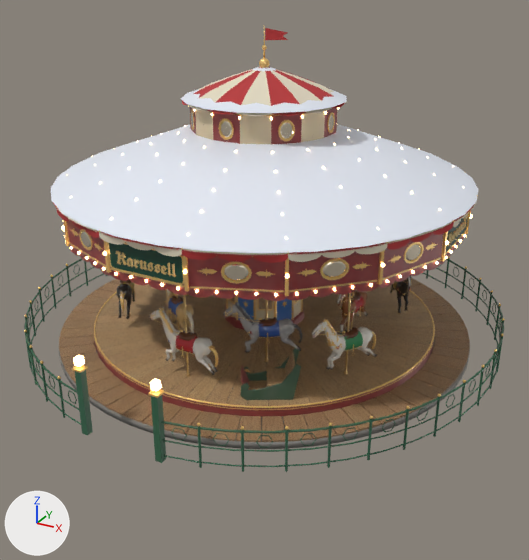
The glTF model site/public/models/carousel.glb: old version first, new version second.
Both versions are drawn from a camera (50 mm lens) standing at (8.84, -16.06, 9.49) and looking at (0.49, -0.89, 1.9). Arrows for +X, +Y and +Z are at lower left; the lights stay in place. The first picture is the older version. Where no turn or scale is listed for an object, it has been applied to the vertices.

The older version as bpy lines, for what is in view:
```python
me_car_mirror = bpy.data.meshes.new('car_mirror')
me_car_mirror.from_pydata(...)  # 972 vertices, 1840 faces; spans x -4.75..4.75, y -4.75..4.75, z -2.52..2.52
me_car_mirror.materials.append(mat_mirror)
me_horse_coat0 = bpy.data.meshes.new('horse_coat0')
me_horse_coat0.from_pydata(...)  # 1006 vertices, 1998 faces; spans x -1.0..1.0, y -0.21..0.21, z -0.75..0.75
# faces by material slot: [1734, 264]
me_horse_coat0.materials.append(mat_enamel)
me_horse_coat0.materials.append(mat_gilt)
me_horse_coat2 = bpy.data.meshes.new('horse_coat2')
me_horse_coat2.from_pydata(...)  # 1006 vertices, 1998 faces; spans x -1.0..1.0, y -0.21..0.21, z -0.75..0.75
# faces by material slot: [1734, 264]
me_horse_coat2.materials.append(mat_enamel)
me_horse_coat2.materials.append(mat_gilt)
ob_car_mirror = bpy.data.objects.new('car_mirror', me_car_mirror)
ob_car_mirror.location = (0.0, 0.0, 3.59)
ob_h0_carved = bpy.data.objects.new('h0_carved', me_horse_coat0)
ob_h0_carved.parent = ob_horse_0
ob_h0_carved.location = (0.0828, -0.0000342, 0.055)
ob_h0_carved.scale = (0.946, 0.946, 0.946)
ob_h2_carved = bpy.data.objects.new('h2_carved', me_horse_coat2)
ob_h2_carved.parent = ob_horse_2
ob_h2_carved.location = (0.0828, -0.0000342, 0.055)
ob_h2_carved.scale = (0.946, 0.946, 0.946)
# also in view: 'car_canopy' at (0.0, 0.0, 6.05); 'car_step' at (0.0, 0.0, 0.19); 'car_rail' at (0.0, 0.01, 0.8); 'h11_carved' at (-1.38, -2.24, 1.34); 'h1_carved' at (1.24, -2.27, 1.33)
```
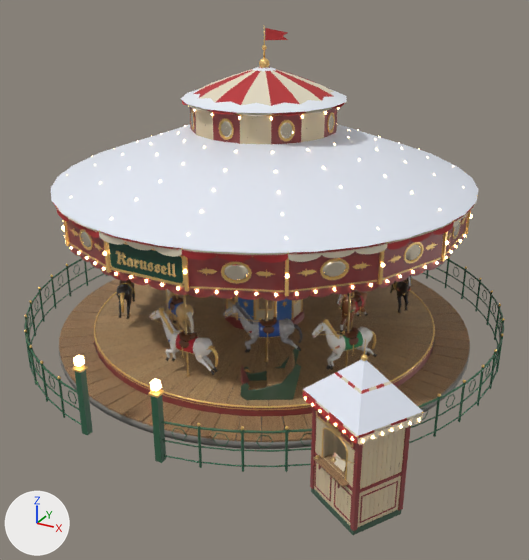
Where the newer file only moved an object's origin or applied its transform, the numbers keep the older frame.

Changed parts and their boxes [x1, y1, x2, y2] in the pictures (529 x 560 px):
'booth_paint', added
    after: [310, 400, 411, 535]
'snow_booth', added
    after: [303, 359, 423, 436]
'h0_carved', moved
    before: [149, 307, 219, 375]
    after: [149, 307, 218, 375]
'h2_carved', moved
    both: [312, 319, 377, 370]
'booth_roof', added
    after: [302, 372, 423, 445]
'booth_wood', added (brown)
    after: [313, 454, 349, 487]
'booth_gilt', added
    after: [302, 339, 424, 480]
'bulbs_booth', added
    after: [304, 397, 421, 443]
'write_contact', added
    after: [335, 456, 345, 470]
'booth_brass', added
    after: [315, 411, 355, 464]
'booth_paper', added (mostly hidden)
    after: [333, 452, 346, 470]

The change, as a diff of the scene's bpy script:
```diff
--- a/site/public/models/carousel.glb.py
+++ b/site/public/models/carousel.glb.py
@@ mat_write_card @@
+mat_write_card = bpy.data.materials.new('write_card')
+# uses the picture img_rides_paper
@@ mat_paper @@
+mat_paper = bpy.data.materials.new('paper')
+# nodes: BsdfPrincipled, Mix, OutputMaterial, VertexColor
+# colours: white #e7e3d7, mixed with the vertex colours
@@ ob_h0_carved @@
 ob_h0_carved.parent = ob_horse_0
-ob_h0_carved.location = (0.0828, -0.0000342, 0.055)
+ob_h0_carved.location = (0.0832, 0.00045, 0.0553)
 ob_h0_carved.scale = (0.946, 0.946, 0.946)
@@ ob_h2_carved @@
 ob_h2_carved.parent = ob_horse_2
-ob_h2_carved.location = (0.0828, -0.0000342, 0.055)
+ob_h2_carved.location = (0.0832, 0.00045, 0.0553)
 ob_h2_carved.scale = (0.946, 0.946, 0.946)
@@ ob_write_contact @@
+ob_write_contact = bpy.data.objects.new('write_contact', me_write_contact)  # 4 vertices, 2 faces; spans x -0.123..0.123, y -0.085..0.085, z -0.074..0.074
+ob_write_contact.location = (4.8, -5.89, 1.1)
@@ ob_snow_booth @@
+ob_snow_booth = bpy.data.objects.new('snow_booth', me_snow_booth)  # 5 vertices, 4 faces; spans x -1.07..1.07, y -1.03..1.03, z -0.43..0.43
+ob_snow_booth.location = (5.0, -5.5, 2.72)
@@ ob_booth_brass @@
+ob_booth_brass = bpy.data.objects.new('booth_brass', me_booth_brass)  # 234 vertices, 336 faces; spans x -0.488..0.488, y -0.334..0.334, z -0.575..0.575
+ob_booth_brass.location = (4.76, -6.08, 1.58)
@@ ob_booth_paper @@
+ob_booth_paper = bpy.data.objects.new('booth_paper', me_booth_paper)  # 56 vertices, 104 faces; spans x -0.261..0.261, y -0.144..0.144, z -0.096..0.096
+ob_booth_paper.location = (4.87, -5.89, 1.1)
@@ ob_bulbs_booth @@
+ob_bulbs_booth = bpy.data.objects.new('bulbs_booth', me_bulbs_booth)  # 216 vertices, 304 faces; spans x -1.07..1.07, y -1.02..1.02, z -0.38..0.38
+ob_bulbs_booth.location = (5.0, -5.5, 1.83)
@@ ob_booth_roof @@
+ob_booth_roof = bpy.data.objects.new('booth_roof', me_booth_roof)  # 441 vertices, 848 faces; spans x -1.08..1.08, y -1.04..1.04, z -0.51..0.51
+ob_booth_roof.location = (5.0, -5.5, 2.59)
@@ ob_booth_gilt @@
+ob_booth_gilt = bpy.data.objects.new('booth_gilt', me_booth_gilt)  # 260 vertices, 428 faces; spans x -1.08..1.08, y -1.04..1.04, z -1.25..1.25
+ob_booth_gilt.location = (5.0, -5.5, 2.27)
@@ ob_booth_wood @@
+ob_booth_wood = bpy.data.objects.new('booth_wood', me_booth_wood)  # 192 vertices, 328 faces; spans x -0.76..0.76, y -0.78..0.78, z -0.98..0.98
+ob_booth_wood.location = (5.01, -5.54, 1.08)
@@ ob_booth_paint @@
+ob_booth_paint = bpy.data.objects.new('booth_paint', me_booth_paint)  # 1516 vertices, 2642 faces; spans x -0.89..0.89, y -0.85..0.85, z -1.08..1.08
+ob_booth_paint.location = (5.0, -5.5, 1.08)
```
